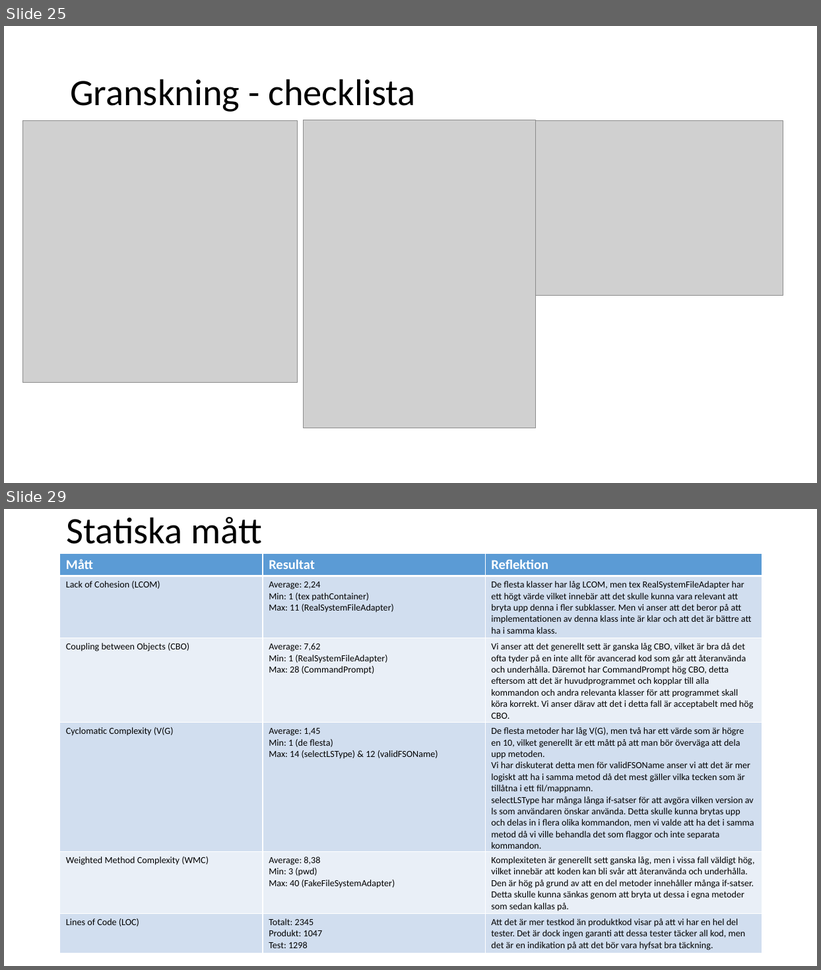
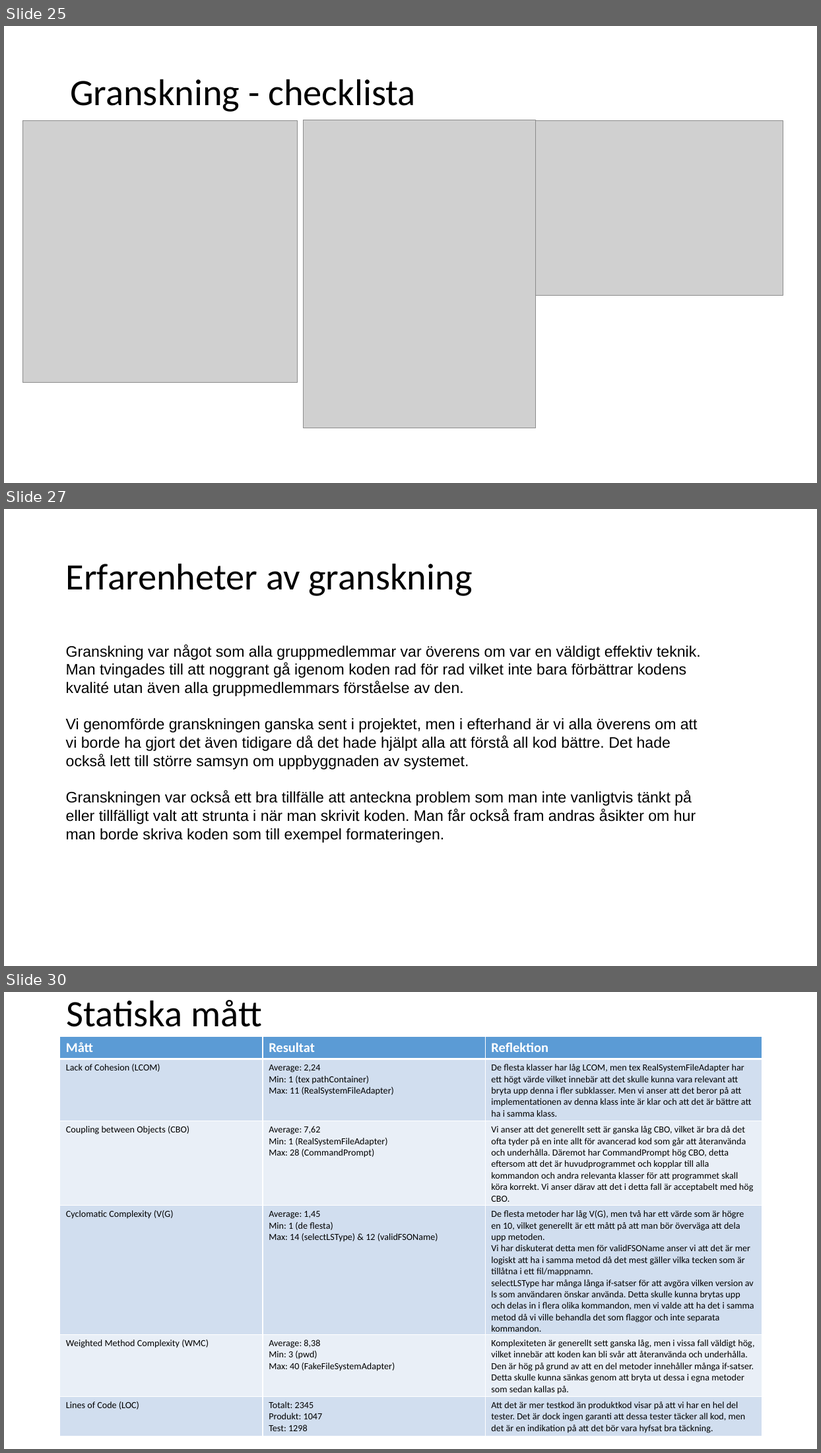
Before and after one commit to Pontussand/INTE2016Project, a slide deck: reports/Slutredovisning/slutredovisning_grupp2.pptx. Shown one above the other, each under a label of ours: slides 25 and 29 before the commit, slides 25, 27 and 30 after it; the slides between them are not shown. The pictures are 821x970 and 821x1453 pixels, drawn with LibreOffice and Linux fonts; fonts in the diff are those of the drawing; grey boxes stand for pictures. Boxes give left, top, right and bottom in pixels: in the first picture for what was removed or moved away, otherwise in the second. Text is boxed around its words. In the diff, an @@ line names an element or a change of style, - is before the commit and + after.

Commit message:
Uppdaterade slutrapporten med kodkritik, profiling och granskningsupplevelser

```diff
--- a/reports/Slutredovisning/slutredovisning_grupp2.pptx
+++ b/reports/Slutredovisning/slutredovisning_grupp2.pptx
@@ slide 27 added at (4,509,817,966), background #FFFFFF @@
@@ text added at (66,563,472,596), 44 pt, text #000000 @@
+Erfarenheter av granskning
@@ text added at (66,644,701,843), 18 pt, text #000000 @@
+Granskning var något som alla gruppmedlemmar var överens om var en väldigt effektiv teknik. Man tvingades till att noggrant gå igenom koden rad för rad vilket inte bara förbättrar kodens kvalité utan även alla gruppmedlemmars förståelse av den.
+Vi genomförde granskningen ganska sent i projektet, men i efterhand är vi alla överens om att vi borde ha gjort det även tidigare då det hade hjälpt alla att förstå all kod bättre. Det hade också lett till större samsyn om uppbyggnaden av systemet.
+Granskningen var också ett bra tillfälle att anteckna problem som man inte vanligtvis tänkt på eller tillfälligt valt att strunta i när man skrivit koden. Man får också fram andras åsikter om hur man borde skriva koden som till exempel formateringen.
@@ what was slide 29 is now slide 30 @@
```
Also in this commit, not shown: 2 slides changed, 3 other slides added, 3 slides removed.
